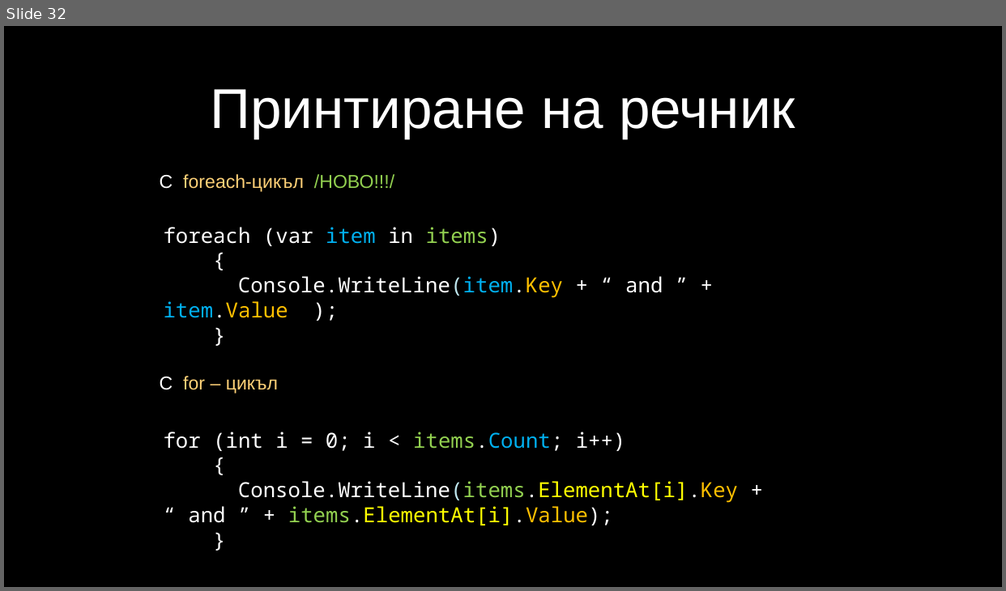
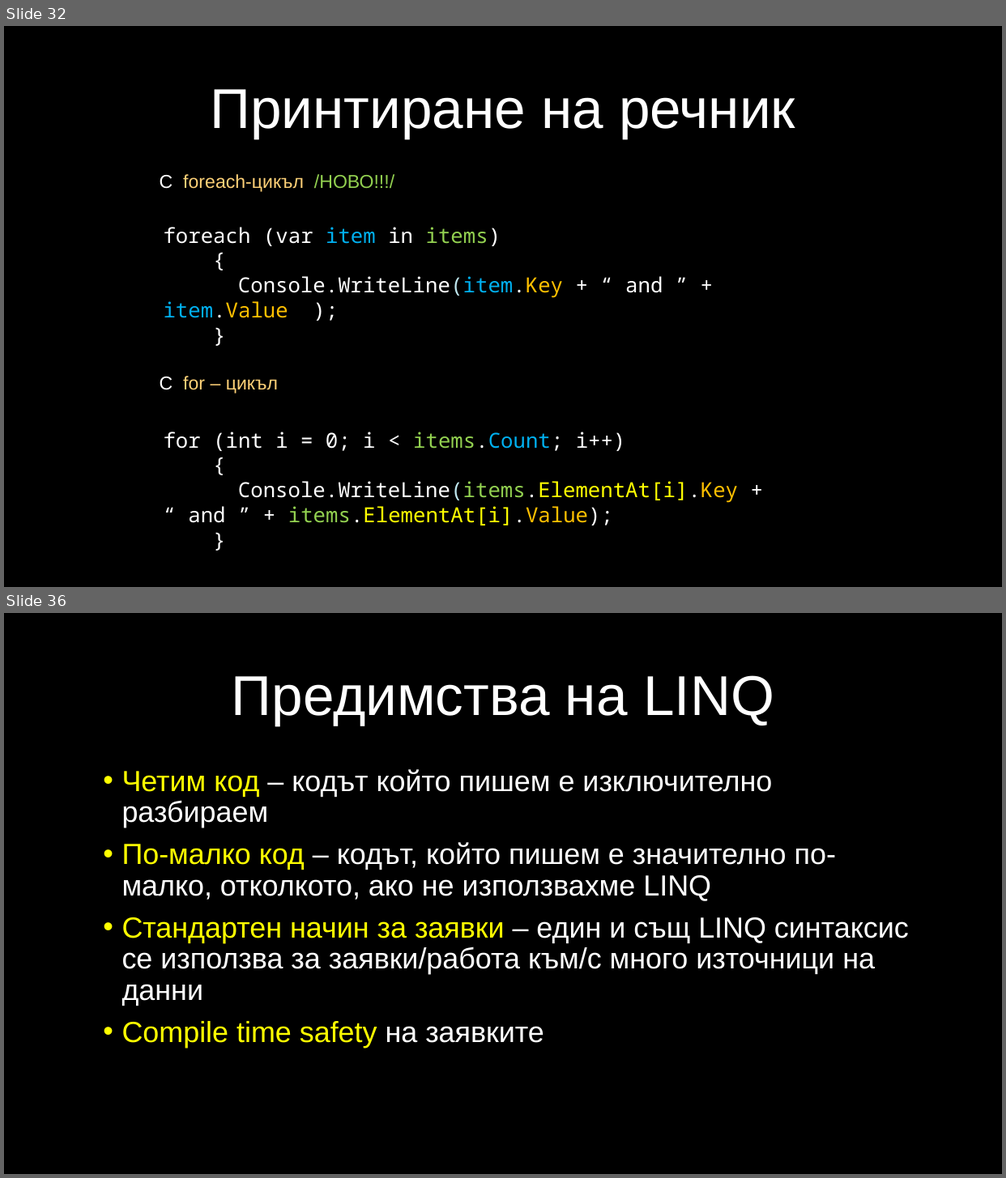
Before and after one commit to velizar92/CSharp-Programming-Presentations, a slide deck: C# Intermediate.pptx. Shown one above the other, each under a label of ours: slide 32 before the commit, slides 32 and 36 after it; the slides between them are not shown. The pictures are 1006x591 and 1006x1178 pixels, drawn with LibreOffice and Linux fonts; fonts in the diff are those of the drawing; background and template pictures are left out. Boxes give left, top, right and bottom in pixels: in the first picture for what was removed or moved away, otherwise in the second. Text is boxed around its words. In the diff, an @@ line names an element or a change of style, - is before the commit and + after.

Commit message:
LINQ + Lambda expression

```diff
--- a/C# Intermediate.pptx
+++ b/C# Intermediate.pptx
@@ slide 36 added at bbox=[4, 613, 1002, 1174], background picture (left out) @@
@@ title added at bbox=[232, 675, 774, 726], 54 pt, text #FFFFFF @@
+Предимства на LINQ
@@ text added at bbox=[122, 769, 909, 1048], 28 pt, text #FFFFFF @@
+• Четим код – кодът който пишем е изключително разбираем
+• По-малко код – кодът, който пишем е значително по-малко, отколкото, ако не използвахме LINQ
+• Стандартен начин за заявки – един и същ LINQ синтаксис се използва за заявки/работа към/с много източници на данни
+• Compile time safety на заявките
```
Also in this commit, not shown: 1 slide changed, 9 other slides added.
